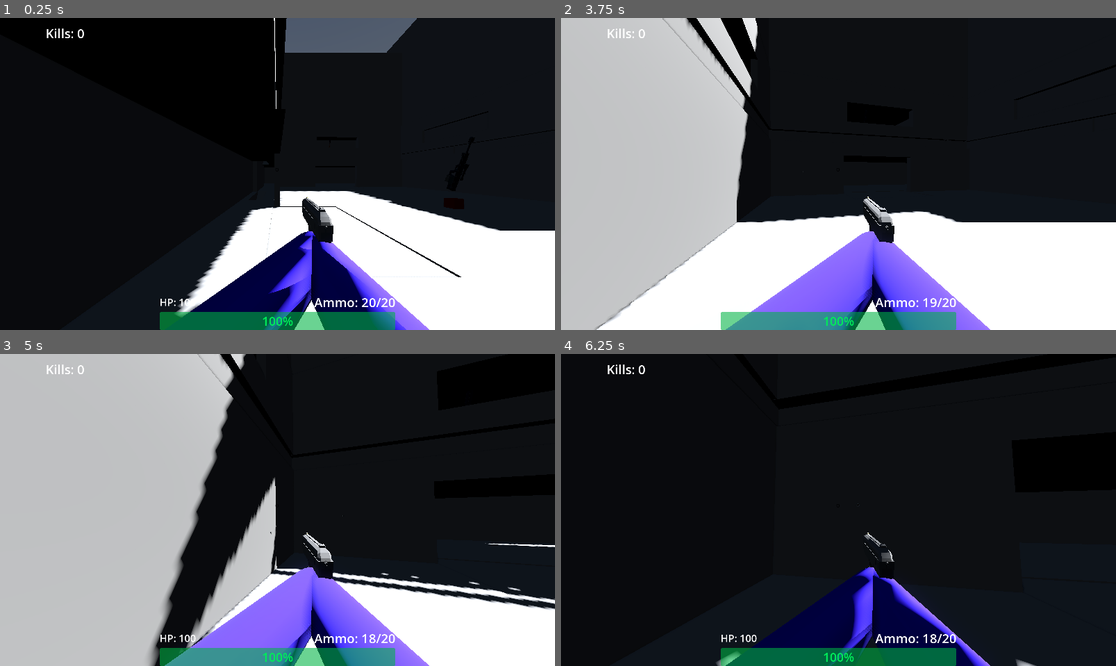
Above: before the commit, frames 1-4 (two rows, left to right).
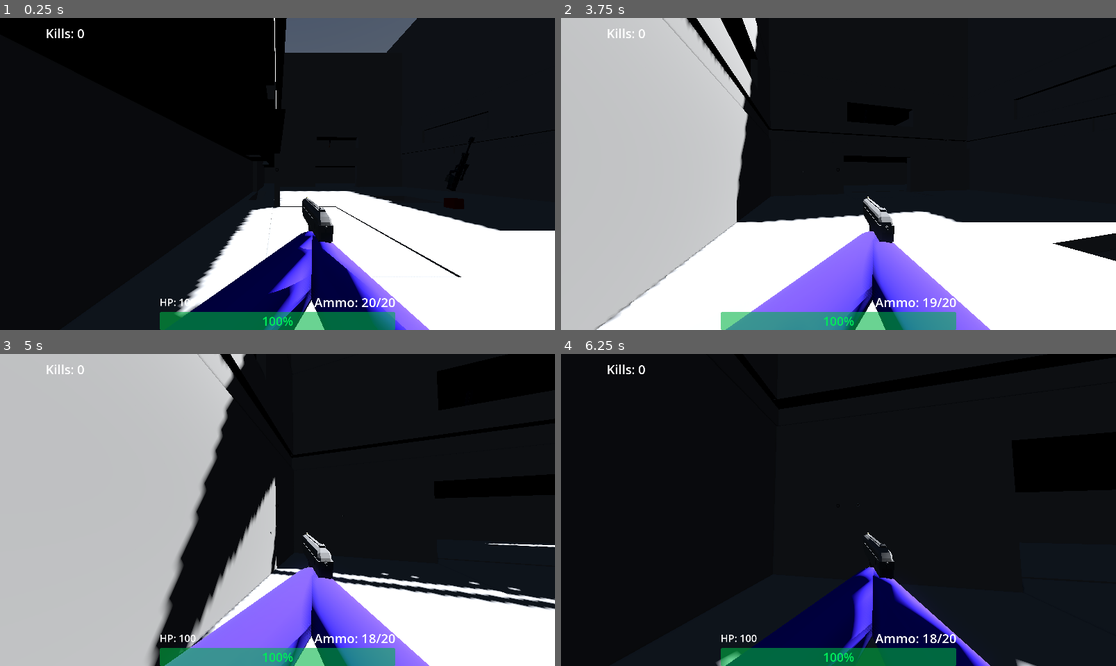
Above: after the commit, the same moments.

Repository: SaebyulH/multiplayer-game
Game: Godot game, scene res://game.tscn
Same seed, same stepped clock (60 frames per second), same inputs: the game is played once before the commit and once after it. This scene is started directly instead of the project's main scene. A sky picture missing from this copy of the repository is replaced by a grey-blue gradient.
Inputs (mouse positions are in pixels of both pictures, inside the frame that each line leads up to):
- Up to frame 1 (0.25 s): no input
- Up to frame 2 (3.75 s): move the mouse to (866, 174) at 0.52 s; hold Right mouse button (ads) 0.53-1.28 s; hold W (forward) from 0.53 s (still down); tap Space (jump) at 0.77, 1.52, 3.02 s; move the mouse to (810, 174) at 1.27 s; click (810, 174) at 1.35 s; move the mouse to (849, 167) at 2.02 s; hold Mouse wheel down (weapon_next) 2.03-2.78 s; move the mouse to (832, 180) at 2.77 s; tap Mouse wheel up (weapon_prev) at 2.85 s; move the mouse to (877, 177) at 3.52 s; hold Right mouse button (ads) from 3.53 s (still down)
- Up to frame 3 (5 s): keep holding W (forward); tap Space (jump) at 3.77, 4.52 s; move the mouse to (233, 506) at 4.27 s; release Right mouse button (ads) at 4.28 s; click (233, 506) at 4.35 s
- Up to frame 4 (6.25 s): move the mouse to (844, 510) at 5.02 s; hold Mouse wheel down (weapon_next) 5.03-5.78 s; move the mouse to (816, 503) at 5.77 s; release W (forward) at 5.78 s; hold D (right) from 5.78 s (still down); tap Mouse wheel up (weapon_prev) at 5.85 s; tap Space (jump) at 6.02 s

The runs differ from the first frame. In frame 1, less than 0.1% of the frame differs, in the area x 67-71%, y 57-59%; in frame 2, 0.5%, in the area x 88-100%, y 69-78%; in frame 3, less than 0.1%; in frame 4, less than 0.1%.

Commit message:
Update game.tscn

Diff:
--- a/game.tscn
+++ b/game.tscn
@@ -83,15 +83,20 @@
 operation = 2
 size = Vector3(5.8679543, 4, 61.951843)
 
+[node name="CSGBox3D64" type="CSGBox3D" parent="CSGCombiner3D" unique_id=1682865011]
+transform = Transform3D(1, 0, 0, 0, 1, 0, 0, 0, 1, 6.217825, 0.80931664, 16.050709)
+operation = 2
+size = Vector3(5.8679543, 10.109863, 6.4364147)
+
 [node name="CSGBox3D50" type="CSGBox3D" parent="CSGCombiner3D" unique_id=730549189]
 transform = Transform3D(1, 0, 0, 0, 1, 0, 0, 0, 1, 6.217825, -2.245615, 61.26736)
 operation = 2
 size = Vector3(5.8679543, 4, 3.675949)
 
 [node name="CSGBox3D54" type="CSGBox3D" parent="CSGCombiner3D" unique_id=34944310]
-transform = Transform3D(0.9999994, -0.0008896109, 0.000645726, 0.00089027494, 0.99999905, -0.0010472286, -0.00064481026, 0.0010477927, 0.9999993, 24.399742, 5.6822195, 61.632637)
-operation = 2
-size = Vector3(3.2440665, 4, 2.9453964)
+transform = Transform3D(0.9999994, -0.0008896109, 0.000645726, 0.00089027494, 0.99999905, -0.0010472286, -0.00064481026, 0.0010477927, 0.9999993, 24.399834, 5.6820707, 61.774746)
+operation = 2
+size = Vector3(3.2440665, 4, 2.6611748)
 
 [node name="CSGBox3D53" type="CSGBox3D" parent="CSGCombiner3D" unique_id=224600287]
 transform = Transform3D(0.8660254, -0.5, 0, 0.5, 0.8660254, 0, 0, 0, 1, 15.770421, 1.9310784, 62.4076)
@@ -99,7 +104,7 @@
 size = Vector3(17.885271, 4, 1.3954697)
 
 [node name="CSGBox3D55" type="CSGBox3D" parent="CSGCombiner3D" unique_id=1024067287]
-transform = Transform3D(-0.86602545, -0.49999997, 0, 0.49999997, -0.86602545, 0, 0, 0, 1, 16.357107, 9.425726, 60.971916)
+transform = Transform3D(-0.86602545, -0.49999997, 0, 0.49999997, -0.86602545, 0, 0, 0, 1, 16.357107, 9.425726, 61.127686)
 operation = 2
 size = Vector3(16.75101, 4, 1.3954697)
 
@@ -199,6 +204,10 @@
 transform = Transform3D(0.99999374, -0.0027472218, 0.0022120415, 0.0027493974, 0.99999577, -0.0009777757, -0.0022093377, 0.000983859, 0.999997, 6.1072464, 13.928755, 57.149033)
 size = Vector3(45.31955, 8.05127, 0.99609375)
 
+[node name="CSGBox3D56" type="CSGBox3D" parent="CSGCombiner3D" unique_id=393913851]
+transform = Transform3D(0.99999374, -0.0027472218, 0.0022120415, 0.0027493974, 0.99999577, -0.0009777757, -0.0022093377, 0.000983859, 0.999997, 26.130611, 13.848173, 35.149548)
+size = Vector3(5.2725677, 8.05127, 0.99609375)
+
 [node name="CSGBox3D38" type="CSGBox3D" parent="CSGCombiner3D" unique_id=1426862383]
 transform = Transform3D(0.99999374, -0.0027472218, 0.0022120415, 0.0027493974, 0.99999577, -0.0009777757, -0.0022093377, 0.000983859, 0.999997, 5.6989393, 4.3365974, -6.190546)
 size = Vector3(36.11902, 8.05127, 0.99609375)
@@ -234,14 +243,14 @@
 size = Vector3(7, 3, 11.876953)
 
 [node name="CSGBox3D42" type="CSGBox3D" parent="CSGCombiner3D" unique_id=1894343170]
-transform = Transform3D(1, 0, 0, 0, 1, 0, 0, 0, 1, -20.105057, 8.705529, 16.652433)
-operation = 2
-size = Vector3(3, 12, 3)
+transform = Transform3D(1, 0, 0, 0, 1, 0, 0, 0, 1, -15.309393, 8.705529, 16.652433)
+operation = 2
+size = Vector3(1.9073486, 12, 3)
 
 [node name="CSGBox3D43" type="CSGBox3D" parent="CSGCombiner3D" unique_id=1902554814]
-transform = Transform3D(1, 0, 0, 0, 1, 0, 0, 0, 1, -20.105057, 8.705529, 37.83795)
-operation = 2
-size = Vector3(3, 12, 3)
+transform = Transform3D(1, 0, 0, 0, 1, 0, 0, 0, 1, -15.195745, 8.705529, 37.83795)
+operation = 2
+size = Vector3(2.1346436, 12, 3)
 
 [node name="CSGBox3D44" type="CSGBox3D" parent="CSGCombiner3D" unique_id=2043579116]
 transform = Transform3D(1, 0, 0, 0, 1, 0, 0, 0, 1, 26.384579, 8.705529, 17.652433)
@@ -286,6 +295,38 @@
 operation = 2
 size = Vector3(2.1070557, 4.1551514, 3.161316)
 
+[node name="CSGBox3D57" type="CSGBox3D" parent="CSGCombiner3D" unique_id=1380781157]
+transform = Transform3D(1, 0, 0, 0, 1, 0, 0, 0, 1, 25.117512, 13.095605, 35.11727)
+operation = 2
+size = Vector3(2.1070557, 4.1551514, 3.161316)
+
+[node name="CSGBox3D58" type="CSGBox3D" parent="CSGCombiner3D" unique_id=1023778391]
+transform = Transform3D(0.99999374, -0.0027472218, 0.0022120415, 0.0027493974, 0.99999577, -0.0009777757, -0.0022093377, 0.000983859, 0.999997, 26.130611, 13.848173, 15.390514)
+size = Vector3(5.2725677, 8.05127, 0.99609375)
+
+[node name="CSGBox3D59" type="CSGBox3D" parent="CSGCombiner3D" unique_id=1792307002]
+transform = Transform3D(1, 0, 0, 0, 1, 0, 0, 0, 1, 25.117512, 13.095605, 15.358238)
+operation = 2
+size = Vector3(2.1070557, 4.1551514, 3.161316)
+
+[node name="CSGBox3D60" type="CSGBox3D" parent="CSGCombiner3D" unique_id=1667227230]
+transform = Transform3D(0.99999374, -0.0027472218, 0.0022120415, 0.0027493974, 0.99999577, -0.0009777757, -0.0022093377, 0.000983859, 0.999997, -14.54821, 13.848173, 15.390514)
+size = Vector3(5.2725677, 8.05127, 0.99609375)
+
+[node name="CSGBox3D61" type="CSGBox3D" parent="CSGCombiner3D" unique_id=214571432]
+transform = Transform3D(1, 0, 0, 0, 1, 0, 0, 0, 1, -13.494223, 13.095605, 15.358238)
+operation = 2
+size = Vector3(2.1070557, 4.1551514, 3.161316)
+
+[node name="CSGBox3D62" type="CSGBox3D" parent="CSGCombiner3D" unique_id=52543273]
+transform = Transform3D(0.99999374, -0.0027472218, 0.0022120415, 0.0027493974, 0.99999577, -0.0009777757, -0.0022093377, 0.000983859, 0.999997, -14.54821, 13.848173, 34.584297)
+size = Vector3(5.2725677, 8.05127, 0.99609375)
+
+[node name="CSGBox3D63" type="CSGBox3D" parent="CSGCombiner3D" unique_id=513954899]
+transform = Transform3D(1, 0, 0, 0, 1, 0, 0, 0, 1, -13.494223, 13.095605, 34.552025)
+operation = 2
+size = Vector3(2.1070557, 4.1551514, 3.161316)
+
 [node name="CSGBox3D23" type="CSGBox3D" parent="CSGCombiner3D" unique_id=366224995]
 transform = Transform3D(0.99999374, -0.0027472218, 0.0022120415, 0.0027493974, 0.99999577, -0.0009777757, -0.0022093377, 0.000983859, 0.999997, 23.561268, 13.867622, 25.488258)
 size = Vector3(0.6152402, 8.05127, 64.27539)
